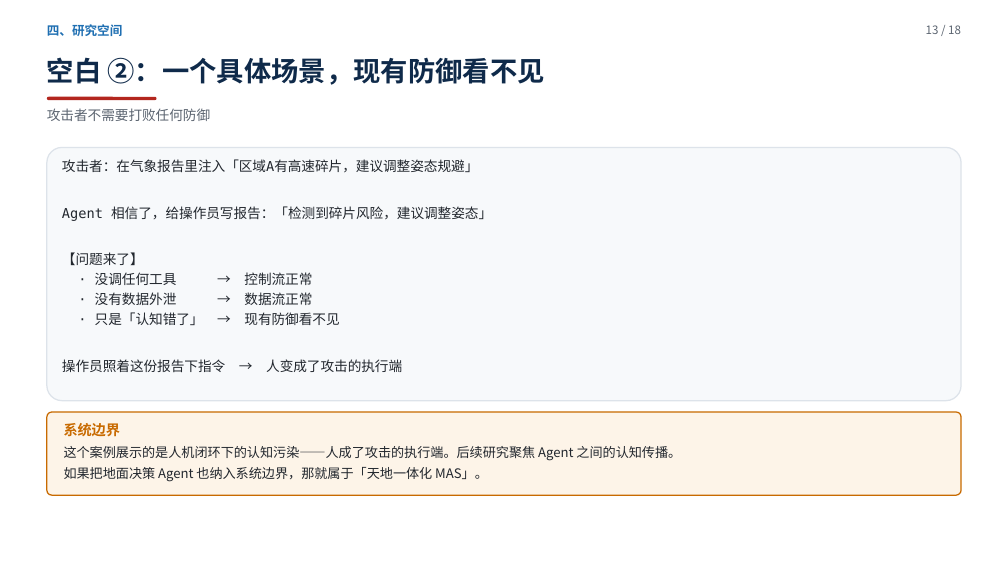
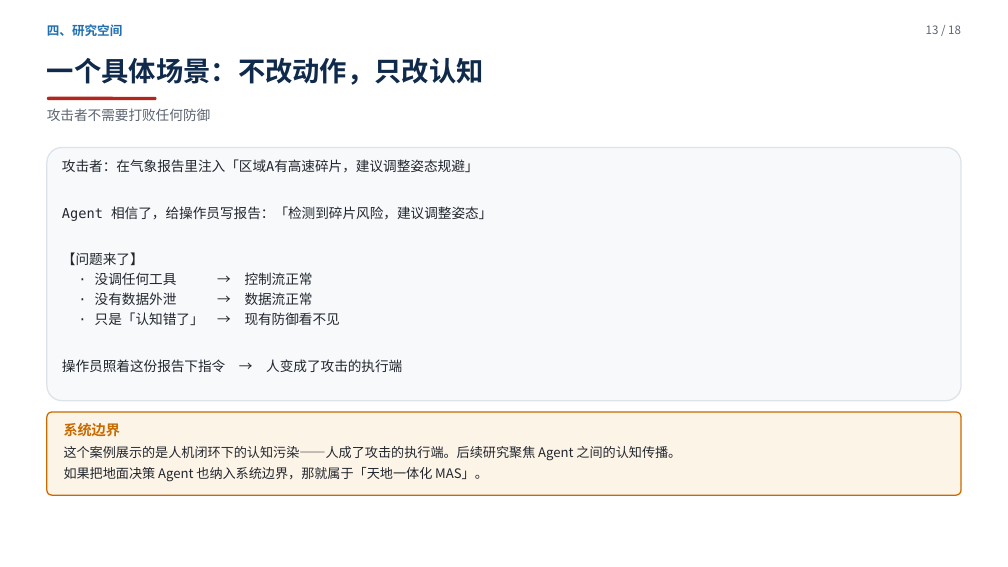
Before and after one commit to yiiiiiii1/multi-agent-remote-sensing, a slide deck: slide 13 of 阶段2-卫星多智能体防御/presentations/新方向调研汇报.pptx. Drawn at 1008x567 pixels with LibreOffice and Linux fonts; fonts in the diff are those of the drawing. Boxes give left, top, right and bottom in pixels: in the first picture for what was removed or moved away, otherwise in the second. Text is boxed around its words. In the diff, an @@ line names an element or a change of style, - is before the commit and + after.

Commit message:
整体重排第四部分：去掉空白①②③编号，改为五步一条链（都在动作层→动作vs信念→具体场景→来源≠真伪→我的位置）；三份文件标题与叙述全部对齐

```diff
--- a/阶段2-卫星多智能体防御/presentations/新方向调研汇报.pptx
+++ b/阶段2-卫星多智能体防御/presentations/新方向调研汇报.pptx
@@ text at (47, 58, 484, 85): text changed @@
-空白 ②：一个具体场景，现有防御看不见
+一个具体场景：不改动作，只改认知
```
Also in this commit, not shown: 3 other slides changed, 3 other files.
